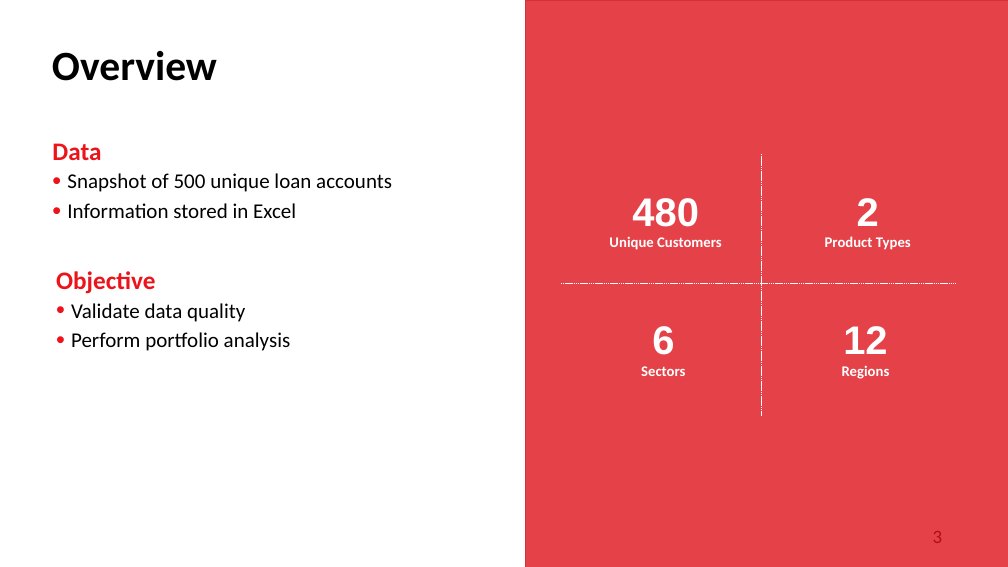
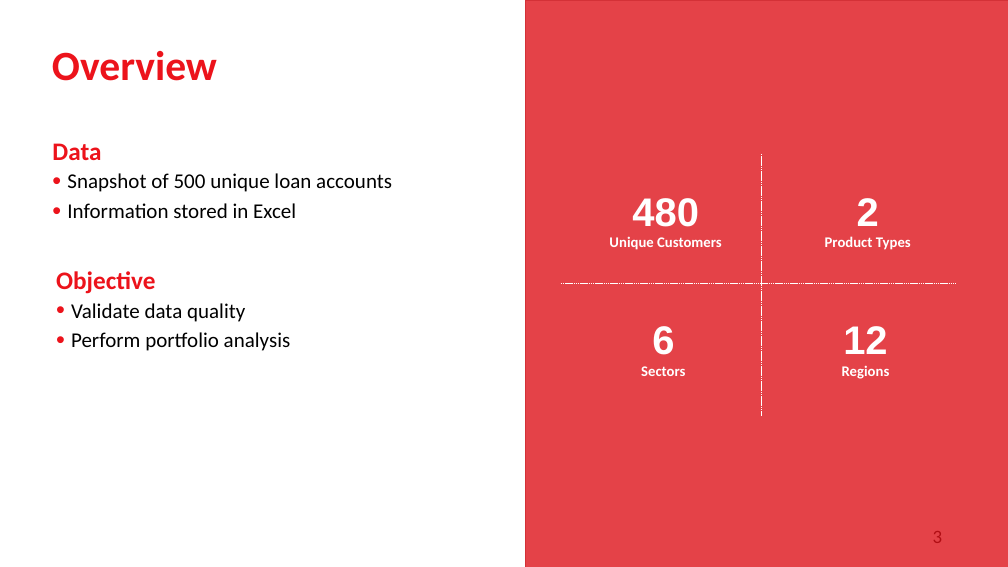
Before and after one commit to edimaudo/interview-questions, a slide deck: slide 3 of Scotiabank/Scotiabank_analysis.pptx. Drawn at 1008x567 pixels with LibreOffice and Linux fonts; fonts in the diff are those of the drawing; grey boxes stand for pictures. Boxes give left, top, right and bottom in pixels: in the first picture for what was removed or moved away, otherwise in the second. Text is boxed around its words. In the diff, an @@ line names an element or a change of style, - is before the commit and + after.

```diff
--- a/Scotiabank/Scotiabank_analysis.pptx
+++ b/Scotiabank/Scotiabank_analysis.pptx
@@ title "Overview" at [52,51,217,81]: text colour #000000 to #EC131B @@
```
Also in this commit, not shown: 1 other slide changed, 9 slides added.
